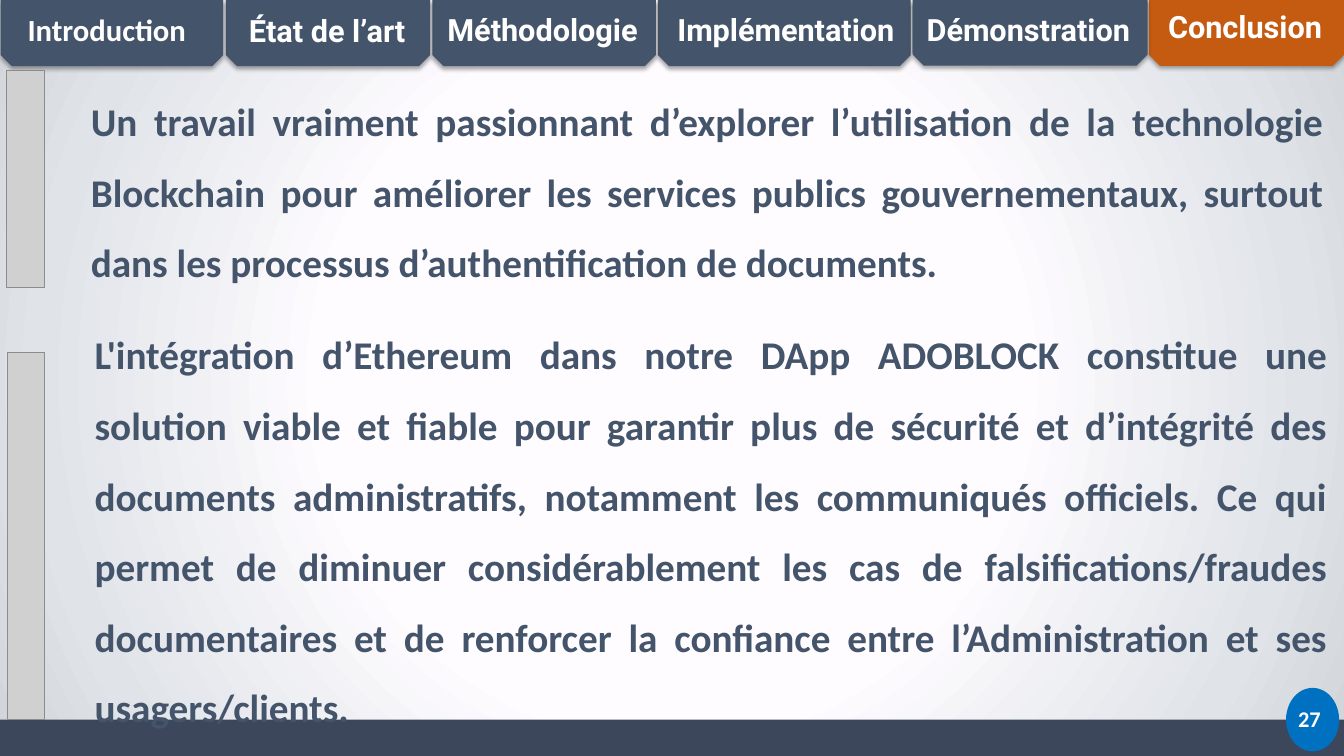
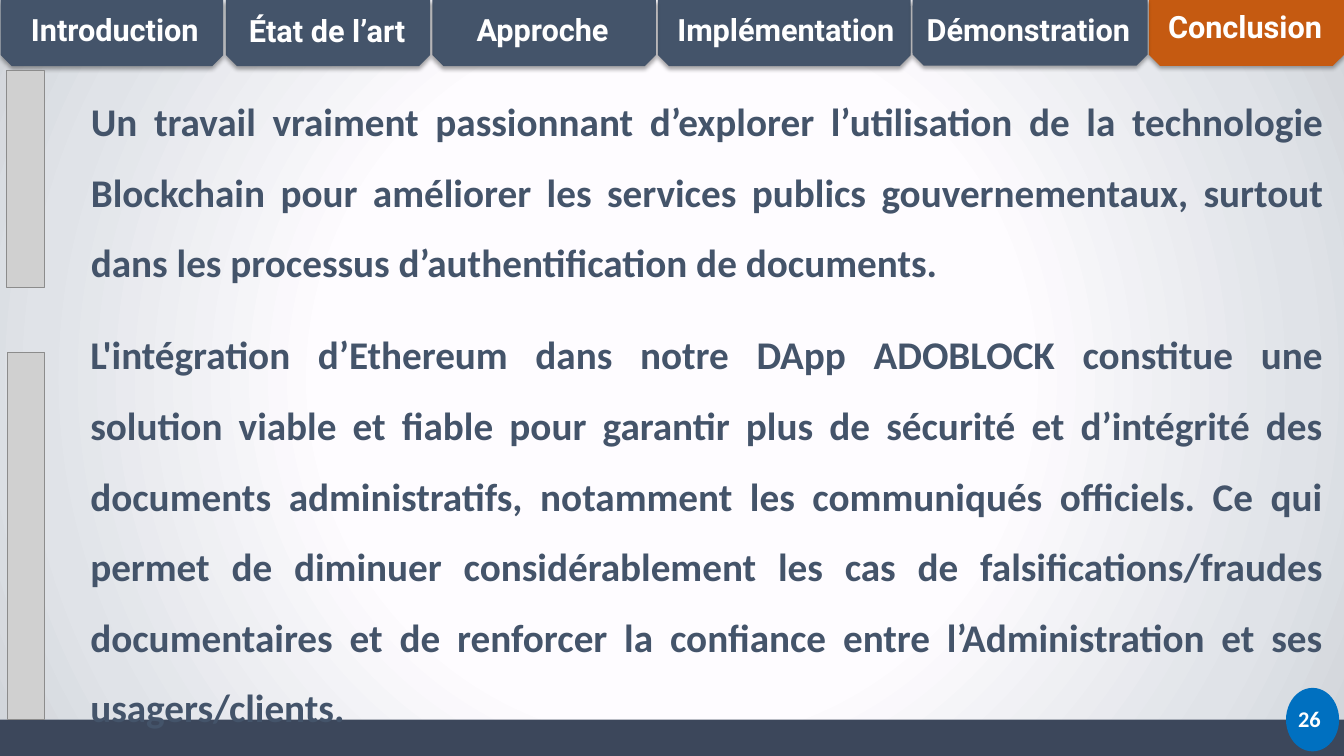
Before and after one commit to canisiushien/memoire-isie, a slide deck: slide 26 of PRESENTATION_M2_CANISIUS.pptx. Drawn at 1344x756 pixels with LibreOffice and Linux fonts; fonts in the diff are those of the drawing; grey boxes stand for pictures. Boxes give left, top, right and bottom in pixels: in the first picture for what was removed or moved away, otherwise in the second. Text is boxed around its words. In the diff, an @@ line names an element or a change of style, - is before the commit and + after.

```diff
--- a/PRESENTATION_M2_CANISIUS.pptx
+++ b/PRESENTATION_M2_CANISIUS.pptx
@@ text "Introduction" at box(31, 18, 199, 42): font Calibri to Roboto @@
@@ text at box(477, 18, 609, 48): text changed @@
-Méthodologie
+Approche
@@ text "L'intégration d’Ethereum dans notre DApp ...": place and size @@
-text "L'intégration d’Ethereum dans notre DApp ..." at box(95, 340, 1327, 733)
+text "L'intégration d’Ethereum dans notre DApp ..." at box(90, 340, 1323, 733)
@@ text at box(1298, 711, 1321, 727): text changed @@
-27
+26
```
Also in this commit, not shown: 25 other slides changed, 5 other files.
